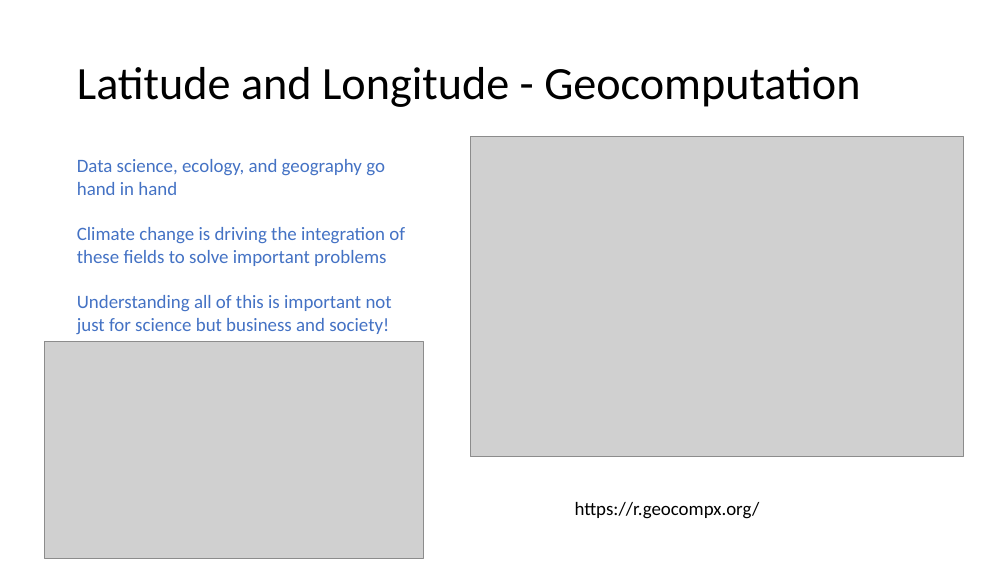
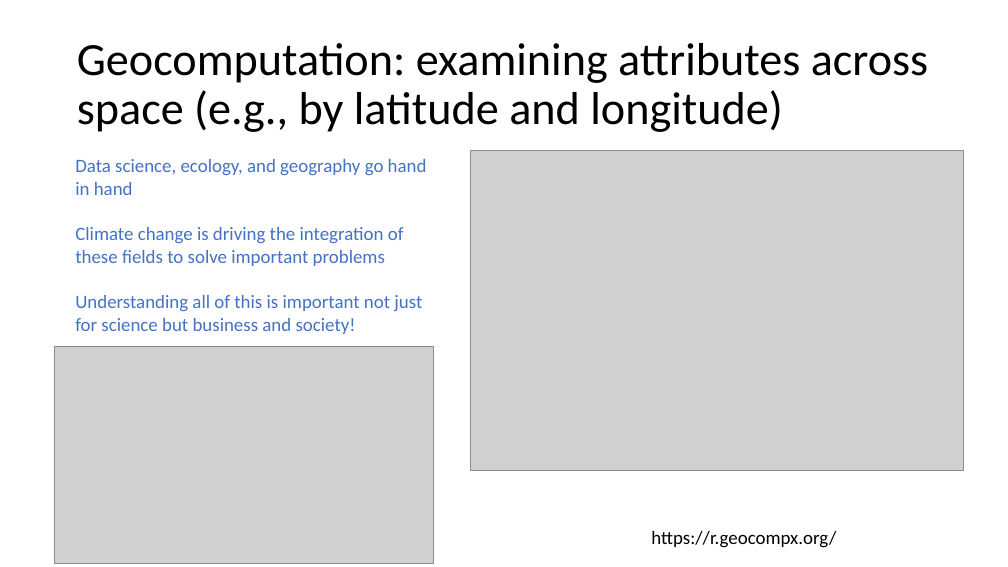
Before and after one commit to paleomammals/biodata_shortcourse, a slide deck: slide 7 of paleomammals_ShortCourse_repaired.pptx (slide 6 before the commit). Drawn at 1008x567 pixels with LibreOffice and Linux fonts; fonts in the diff are those of the drawing; grey boxes stand for pictures. Boxes give left, top, right and bottom in pixels: in the first picture for what was removed or moved away, otherwise in the second. Text is boxed around its words. In the diff, an @@ line names an element or a change of style, - is before the commit and + after.

```diff
--- a/paleomammals_ShortCourse_repaired.pptx
+++ b/paleomammals_ShortCourse_repaired.pptx
@@ title at bbox=[77, 43, 928, 132]: text changed @@
-Latitude and Longitude - Geocomputation
+Geocomputation: examining attributes across space (e.g., by latitude and longitude)
@@ text "Data science, ecology, and geography ..." rewrapped from bbox=[77, 159, 405, 334] to bbox=[75, 159, 427, 334] @@
@@ picture: place and size @@
-picture at bbox=[470, 137, 964, 457]
+picture at bbox=[470, 150, 964, 470]
@@ picture: place and size @@
-picture at bbox=[45, 341, 423, 558]
+picture at bbox=[54, 347, 433, 564]
@@ text "https://r.geocompx.org/": place and size @@
-text "https://r.geocompx.org/" at bbox=[575, 502, 760, 519]
+text "https://r.geocompx.org/" at bbox=[651, 531, 836, 548]
```
Also in this commit, not shown: 13 other slides changed, 1 slide added, 2 slides removed, 8 other files.
